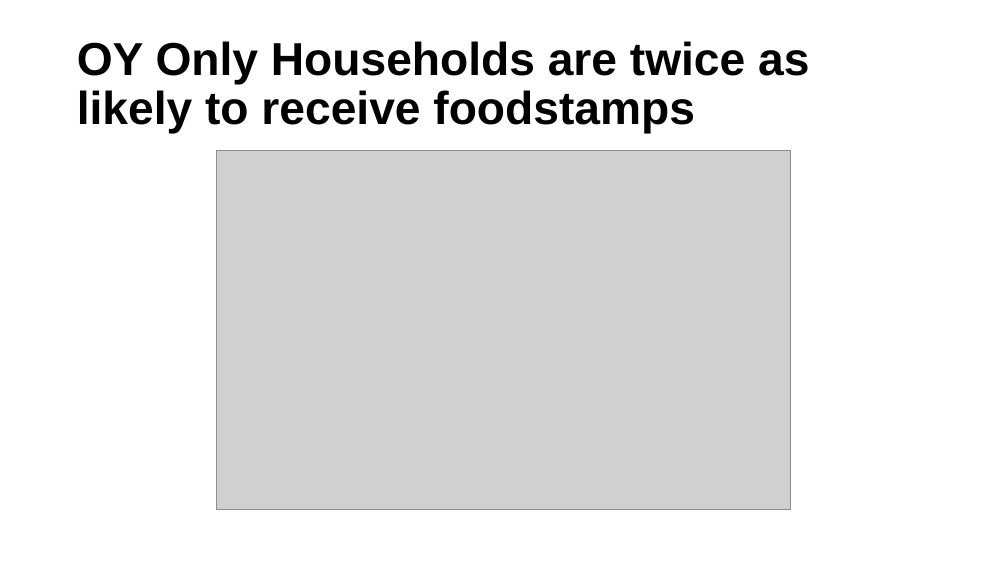
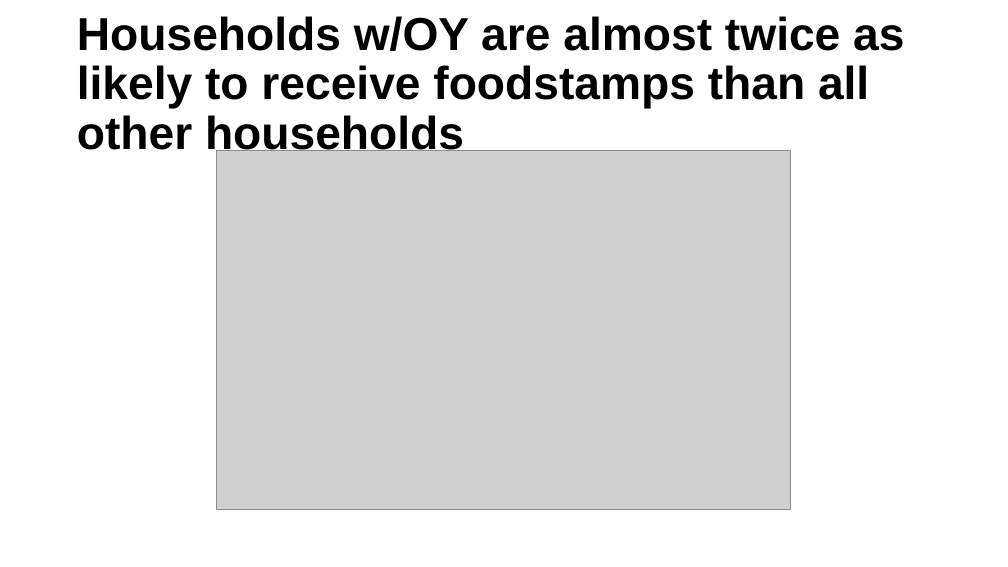
Before and after one commit to ucdiegorubi/oy_census_analysis, a slide deck: slide 22 of create_powerpoint/household_structure_estimates.pptx (slide 24 before the commit). Drawn at 1008x567 pixels with LibreOffice and Linux fonts; fonts in the diff are those of the drawing; grey boxes stand for pictures; background and template pictures are left out. Boxes give left, top, right and bottom in pixels: in the first picture for what was removed or moved away, otherwise in the second. Text is boxed around its words. In the diff, an @@ line names an element or a change of style, - is before the commit and + after.

```diff
--- a/create_powerpoint/household_structure_estimates.pptx
+++ b/create_powerpoint/household_structure_estimates.pptx
@@ title at [77,16,904,159]: text changed @@
-OY Only Households are twice as likely to receive foodstamps
+Households w/OY are almost twice as likely to receive foodstamps than all other households
```
Also in this commit, not shown: 11 other slides changed, 3 slides removed, 7 other files.
